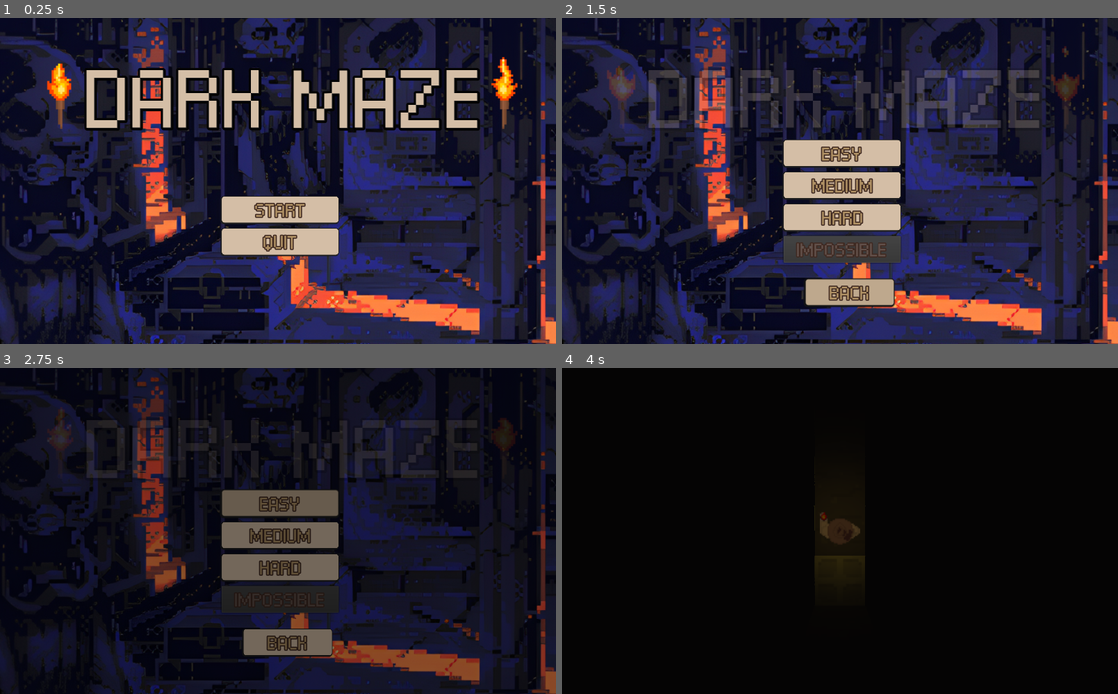
Above: before the commit, frames 1-4 (two rows, left to right).
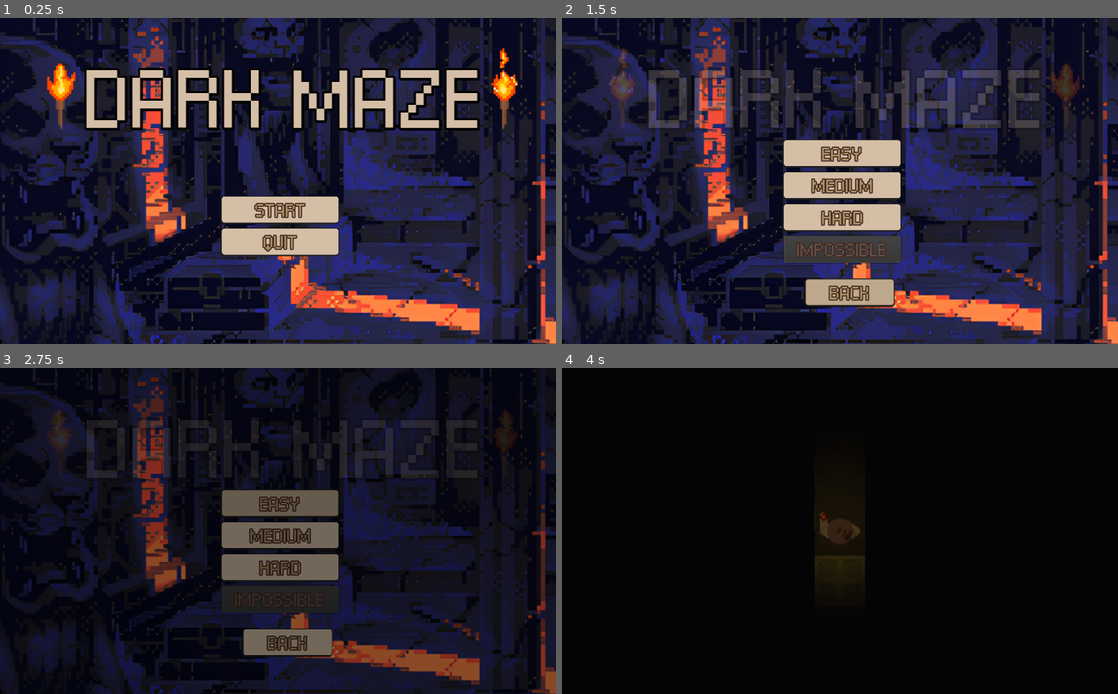
Above: after the commit, the same moments.

Repository: lucasOlivio/DarkMaze
Game: Godot game, scene res://scenes/Menus/menu.tscn
Same seed, same stepped clock (60 frames per second), same inputs: the game is played once before the commit and once after it. Sound files missing from this copy of the repository are replaced by a short silence.
Inputs:
- Up to frame 1 (0.25 s): no input
- Up to frame 2 (1.5 s): click "Start" at 0.5 s; click "CONTINUE" at 1.25 s
- Up to frame 3 (2.75 s): click "Easy" at 2 s
- Up to frame 4 (4 s): click "Easy" at 2.75 s; hold D (right) from 3.53 s (still down)

The runs differ from the first frame. In frame 1, 0.4% of the frame differs, in the area x 8-94%, y 9-24%; in frame 2, 0.3%; in frame 3, 0.1%; in frame 4, nothing differs.

Commit message:
feat: Added screenshots

Diff:
--- a/DarkMaze/scenes/Menus/menu.tscn
+++ b/DarkMaze/scenes/Menus/menu.tscn
@@ -91,7 +91,6 @@
 position = Vector2( 112, 128 )
 scale = Vector2( 2, 2 )
 frames = SubResource( 2 )
-frame = 2
 playing = true
 
 [node name="Torch2" type="AnimatedSprite" parent="."]
@@ -99,7 +98,6 @@
 scale = Vector2( 2, 2 )
 frames = SubResource( 2 )
 animation = "default invertido"
-frame = 2
 playing = true
 flip_h = true
 
Not shown, added: Docs/Images/Initial.png
Not shown, added: Docs/Images/Mummy.png
Not shown, added: Docs/Images/Pharao.png
Not shown, added: Docs/Images/Tutorial.png
Not shown, changed: Readme.md
